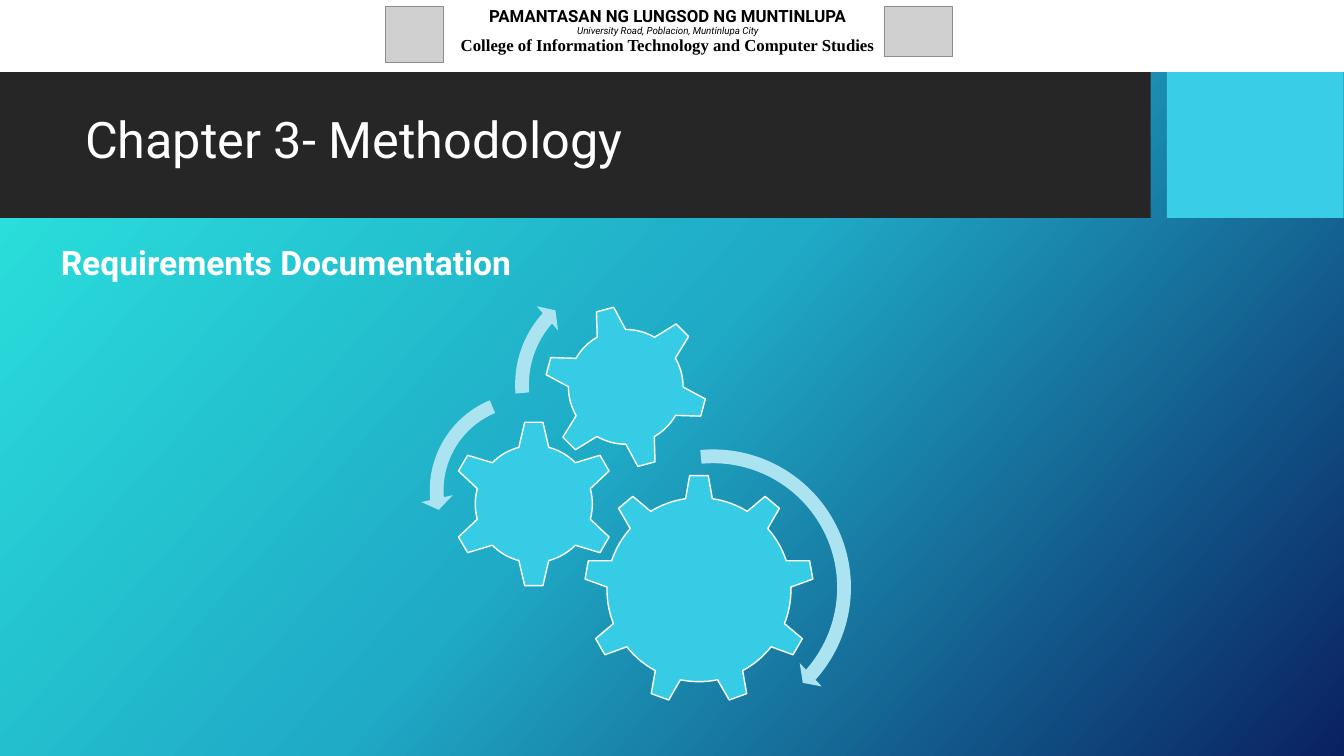
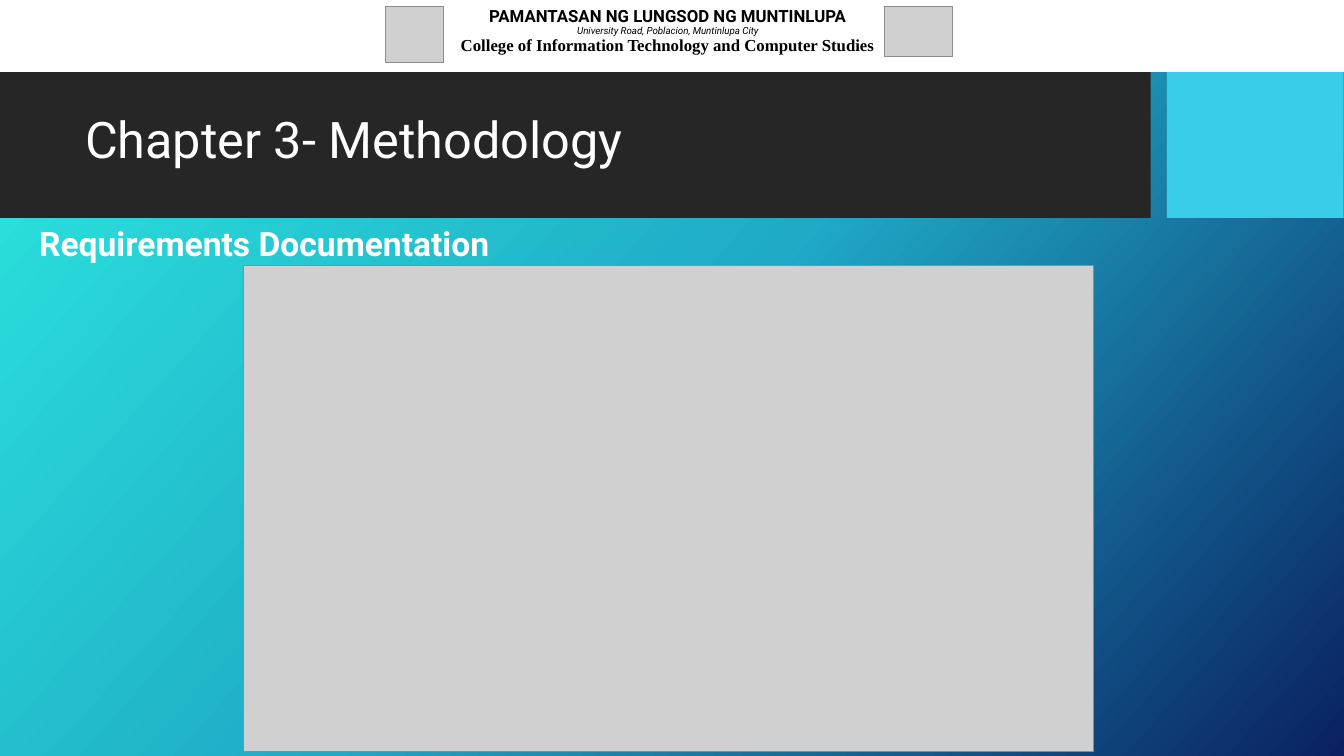
Before and after one commit to JcFaderanga/capstoneRepo, a slide deck: slide 12 of Proposal Defense - Presentation Slide Format.pptx (slide 10 before the commit). Drawn at 1344x756 pixels with LibreOffice and Linux fonts; fonts in the diff are those of the drawing; grey boxes stand for pictures; background and template pictures are left out. Boxes give left, top, right and bottom in pixels: in the first picture for what was removed or moved away, otherwise in the second. Text is boxed around its words. In the diff, an @@ line names an element or a change of style, - is before the commit and + after.

```diff
--- a/Proposal Defense - Presentation Slide Format.pptx
+++ b/Proposal Defense - Presentation Slide Format.pptx
@@ text "Requirements Documentation" moved from (x1=61, y1=250, x2=511, y2=282) to (x1=39, y1=231, x2=490, y2=263) @@
@@ picture added at (x1=244, y1=265, x2=1094, y2=751) @@
@@ group removed at (x1=420, y1=269, x2=860, y2=735): 6 freeform shapes @@
```
Also in this commit, not shown: 9 other slides changed, 3 slides added, 3 other files.
